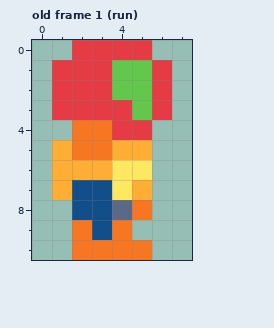
Two versions of one pixel-art file, assets/player.aseprite. The first picture shows the starting point.
8x11 pixels, 13 frames. Shown: old frame 1 (run).
After:
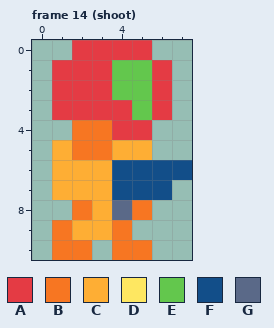
Palette (. is transparent): A #e43b44  B #f77622  C #feae34  D #fee761  E #63c74d  F #124e89  G #5a6988
A new or re-ordered frame is compared with the old frame closest to it.
Edits made:
frames 13 -> 14
Frame 14 (shoot) is new; against old frame 1 (run):
Colour B is added in rows 9 to 10 at x 1.
Colour B replaces colour F in row 8 at x 2.
Colour C replaces colour B in row 9 at x 2.
Colour C replaces colour F in row 7 at x 2 to 3; in rows 8 to 9 at x 3.
Colour F is added in row 6 at x 6 to 7; in row 7 at x 6.
Colour F replaces colour C in row 7 at x 5.
Colour F replaces colour D in row 6 at x 4 to 5; in row 7 at x 4.
Colour B is removed in row 10 at x 3.
